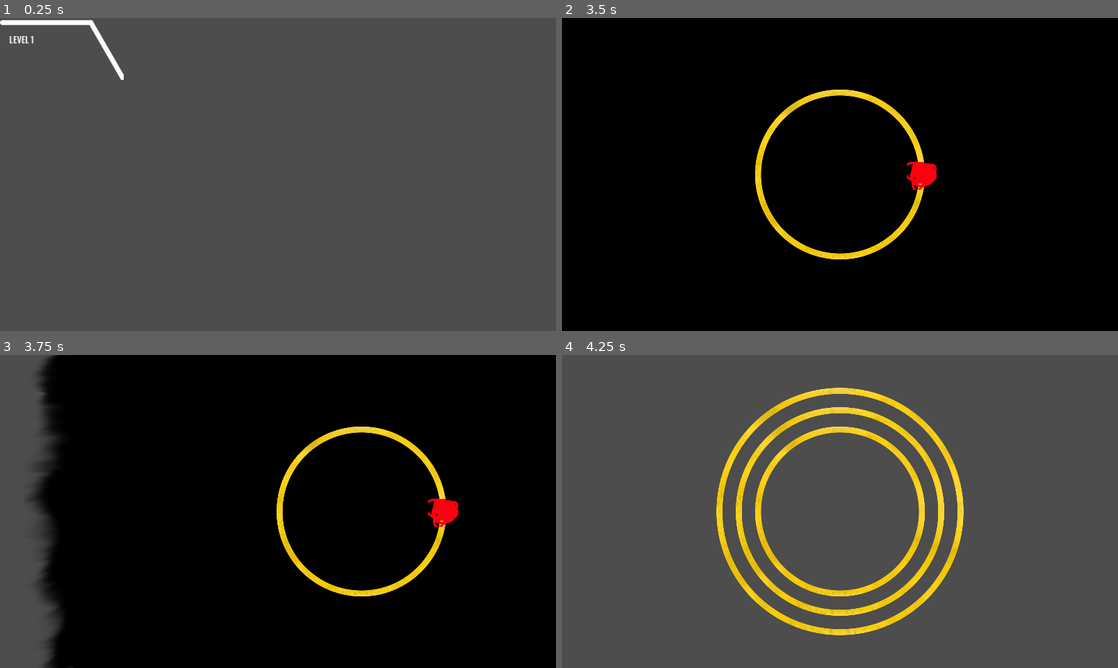
Above: before the commit, frames 1-4 (two rows, left to right).
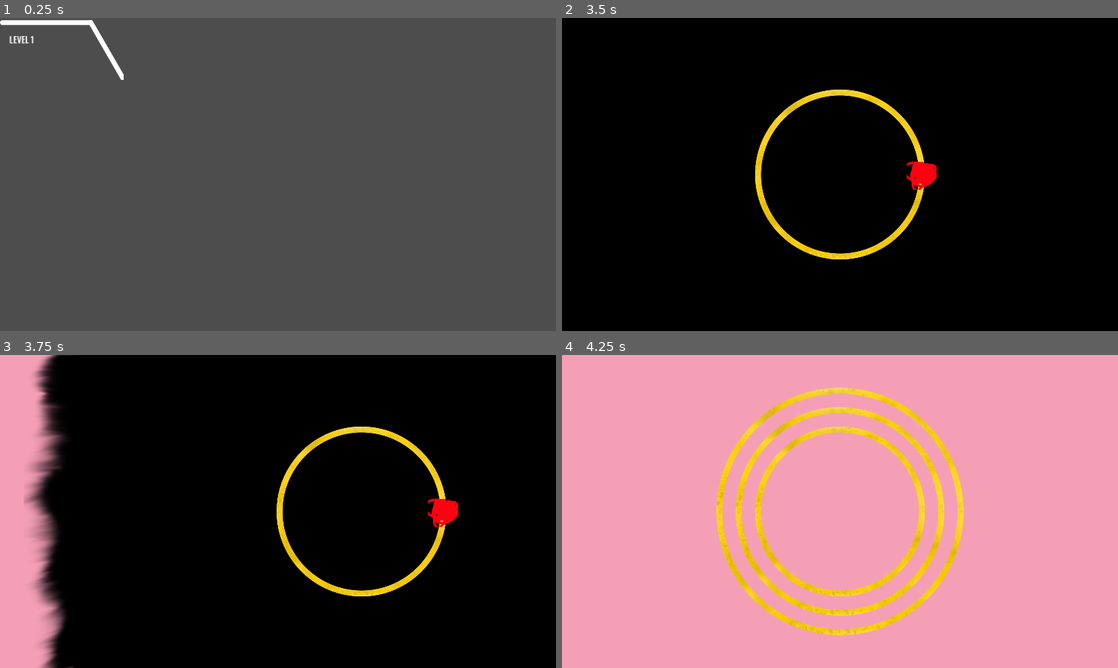
Above: after the commit, the same moments.

Repository: triangle-int/logi-charm
Game: Godot game, scene res://scenes/ui/branch.tscn
Two runs of this game, one before a commit and one after it. Both use one fixed random seed, a clock stepped at 60 frames per second and the inputs below. This scene is started directly instead of the project's main scene.
Inputs (mouse positions are in pixels of both pictures, inside the frame that each line leads up to):
- Up to frame 1 (0.25 s): no input
- Up to frame 2 (3.5 s): click (623, 49) at 0.5 s; click (617, 46) at 1.25 s; tap Enter (ui_accept) at 2, 2.27, 3.02 s; move the mouse to (812, 237) at 2.02 s; move the mouse to (1006, 221) at 2.77 s
- Up to frame 3 (3.75 s): tap Enter (ui_accept) at 3.5 s; move the mouse to (111, 464) at 3.52 s
- Up to frame 4 (4.25 s): no input

Frames 1-2 are identical in both runs. In frame 3, 9.7% of the frame differs, in the area x 0-14%, y 0-100%; in frame 4, 94%, in the area x 0-100%, y 0-100%.

Commit message:
Added beckgrund

Diff:
--- a/scenes/game.tscn
+++ b/scenes/game.tscn
@@ -1,10 +1,11 @@
-[gd_scene load_steps=6 format=3 uid="uid://bgiov8vdeao7u"]
+[gd_scene load_steps=7 format=3 uid="uid://bgiov8vdeao7u"]
 
 [ext_resource type="Texture2D" uid="uid://skuhewxd3ubq" path="res://sprites/rings/ring_1.png" id="1_i4p3y"]
 [ext_resource type="PackedScene" uid="uid://b60ca387m477t" path="res://scenes/pointer.tscn" id="1_vpf3b"]
 [ext_resource type="Script" path="res://scripts/game_loader.gd" id="1_wymu5"]
 [ext_resource type="Texture2D" uid="uid://c0248cft72o8a" path="res://sprites/rings/ring_2.png" id="2_68dsl"]
 [ext_resource type="Texture2D" uid="uid://dvr68x74iehxd" path="res://sprites/rings/ring_3.png" id="3_b6fgw"]
+[ext_resource type="Texture2D" uid="uid://bicsi3j6h1x45" path="res://sprites/one_pixel.png" id="6_yk2oo"]
 
 [node name="Game" type="Node2D"]
 script = ExtResource("1_wymu5")
@@ -16,15 +17,24 @@
 [node name="Rings" type="Node" parent="Center"]
 
 [node name="Ring1" type="Sprite2D" parent="Center/Rings"]
+z_index = -1
 scale = Vector2(0.5, 0.5)
 texture = ExtResource("3_b6fgw")
 
 [node name="Ring2" type="Sprite2D" parent="Center/Rings"]
+z_index = -1
 scale = Vector2(0.5, 0.5)
 texture = ExtResource("2_68dsl")
 
 [node name="Ring3" type="Sprite2D" parent="Center/Rings"]
+z_index = -1
 scale = Vector2(0.5, 0.5)
 texture = ExtResource("1_i4p3y")
 
 [node name="Pointer" parent="Center" instance=ExtResource("1_vpf3b")]
+
+[node name="Background" type="Sprite2D" parent="."]
+self_modulate = Color(0.960784, 0.623529, 0.717647, 1)
+z_index = -10
+scale = Vector2(2000, 2000)
+texture = ExtResource("6_yk2oo")
